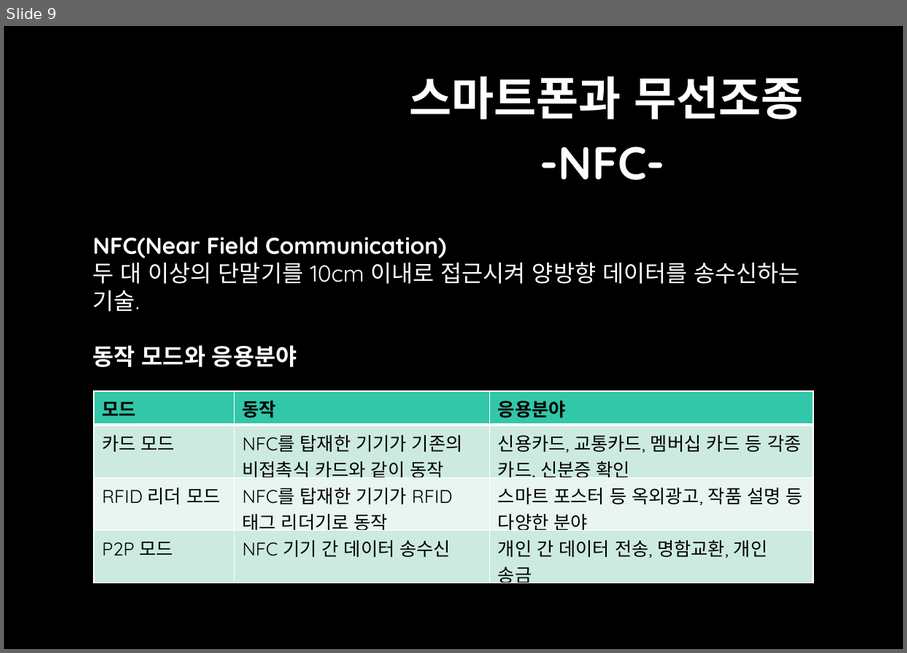
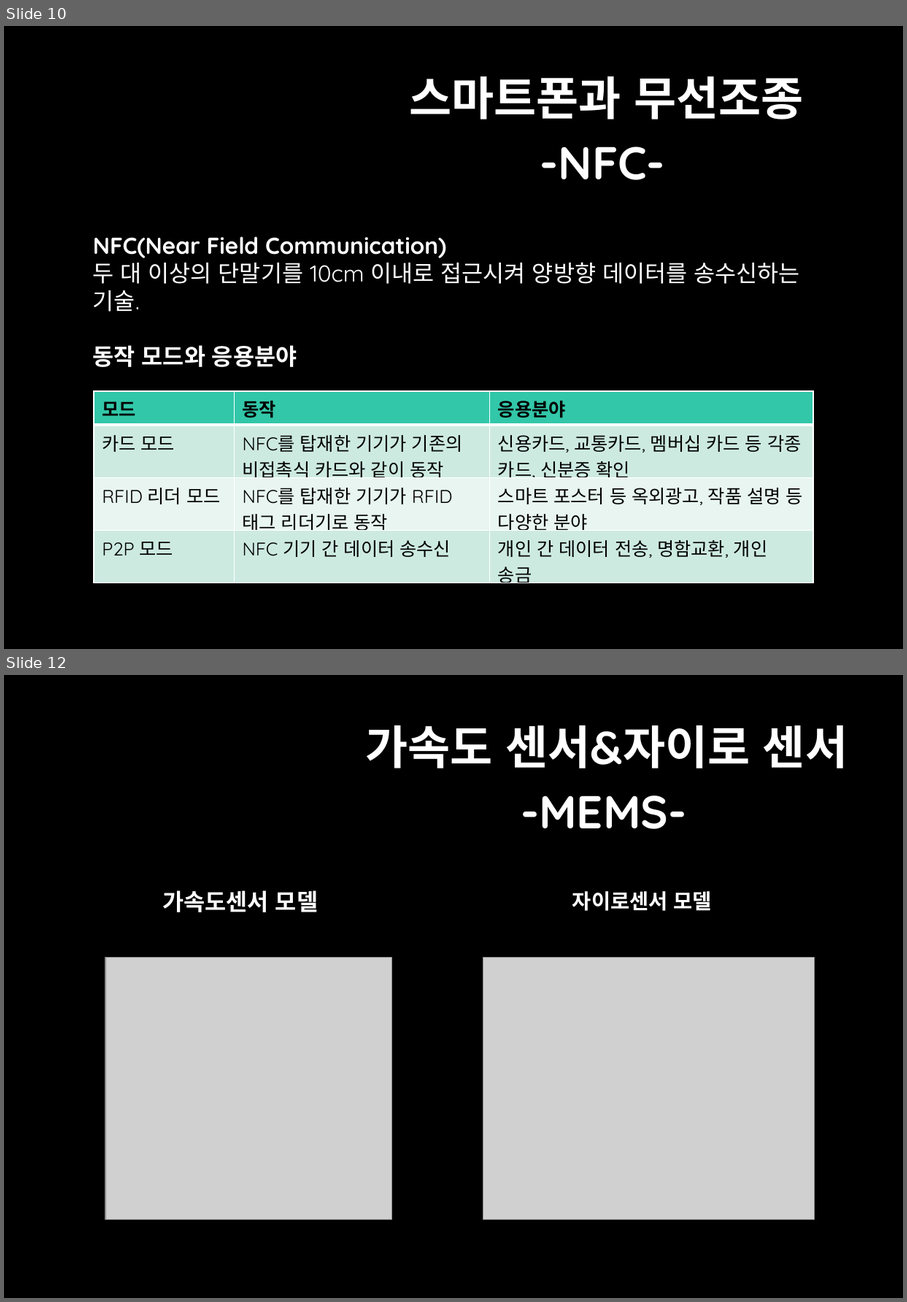
Before and after one commit to klustar/exOSS, a slide deck: 4주차/스마트서비스.pptx. Shown one above the other, each under a label of ours: slide 9 before the commit, slides 10 and 12 after it; the slides between them are not shown. The pictures are 907x653 and 907x1302 pixels, drawn with LibreOffice and Linux fonts; fonts in the diff are those of the drawing; grey boxes stand for pictures; background and template pictures are left out. Boxes give left, top, right and bottom in pixels: in the first picture for what was removed or moved away, otherwise in the second. Text is boxed around its words. In the diff, an @@ line names an element or a change of style, - is before the commit and + after.

```diff
--- a/4주차/스마트서비스.pptx
+++ b/4주차/스마트서비스.pptx
@@ slide 12 added at (x1=4, y1=675, x2=903, y2=1298), background #000000 @@
@@ text added at (x1=365, y1=725, x2=848, y2=768), 40 pt, text #FFFFFF, bold @@
+가속도 센서&자이로 센서
@@ text added at (x1=521, y1=795, x2=687, y2=829), 40 pt, text #FFFFFF, bold @@
+-MEMS-
@@ text added at (x1=163, y1=890, x2=318, y2=912), 20 pt, text #FFFFFF, bold @@
+가속도센서 모델
@@ text added at (x1=573, y1=891, x2=712, y2=911), 18 pt, text #FFFFFF, bold @@
+자이로센서 모델
@@ picture added at (x1=105, y1=958, x2=392, y2=1219) @@
@@ picture added at (x1=483, y1=958, x2=815, y2=1219) @@
@@ what was slide 9 is now slide 10 @@
```
Also in this commit, not shown: 2 slides changed, 1 other slide added, 3 other files.
